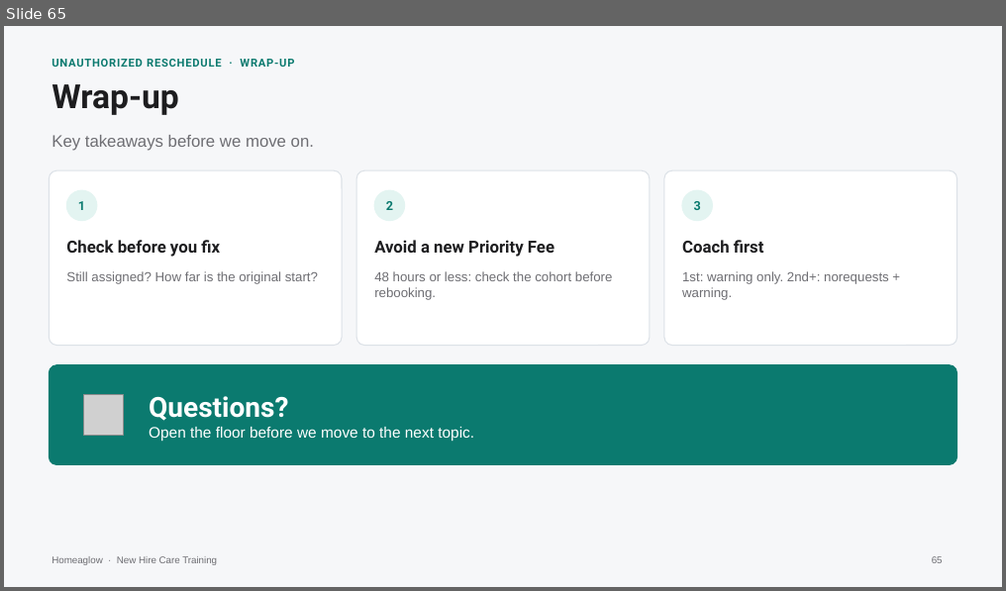
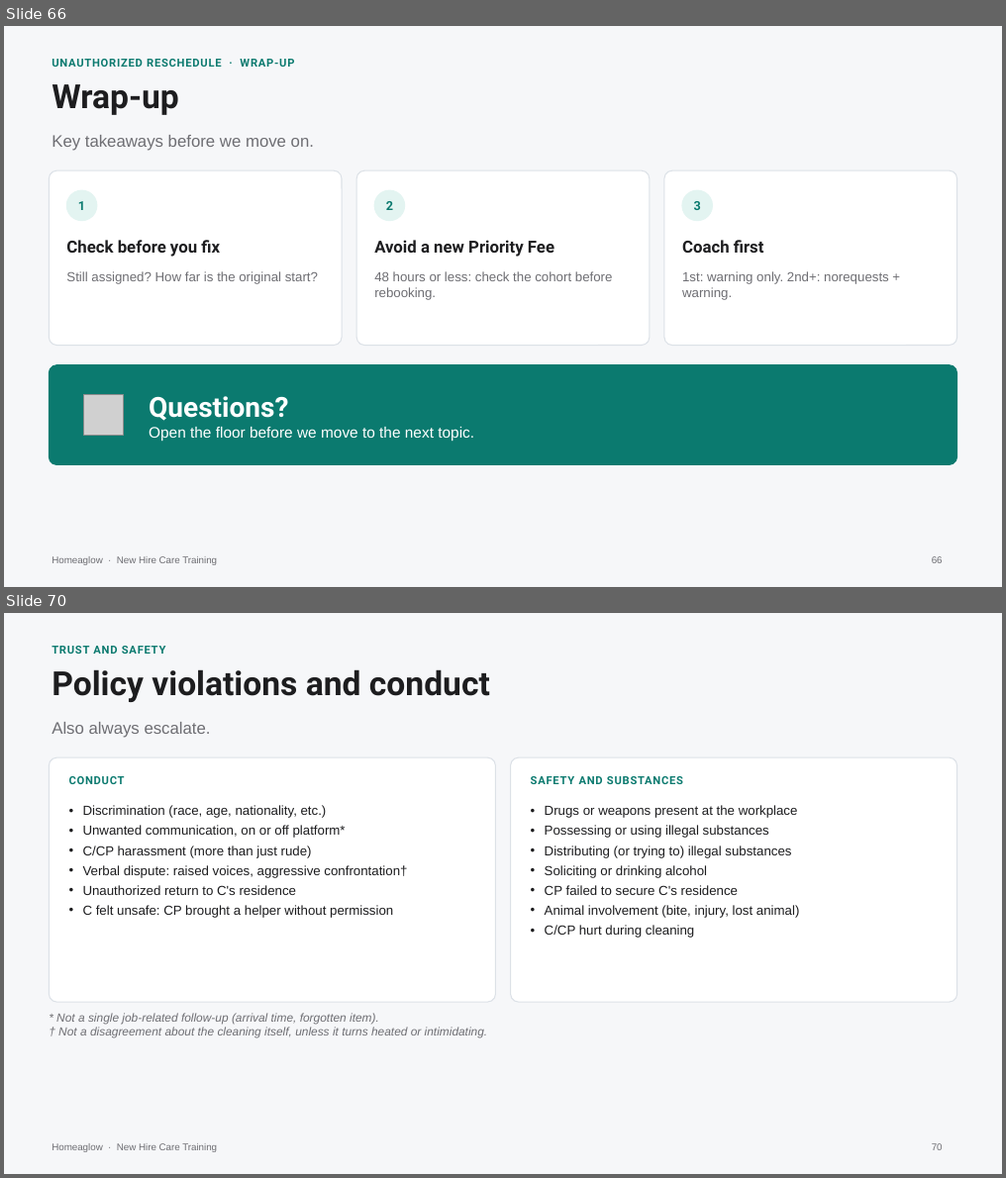
Before and after one commit to anjulimichelle/training, a slide deck: billing-disputes/billing-disputes-cash-payments.pptx. Shown one above the other, each under a label of ours: slide 65 before the commit, slides 66 and 70 after it; the slides between them are not shown. The pictures are 1006x591 and 1006x1178 pixels, drawn with LibreOffice and Linux fonts; fonts in the diff are those of the drawing; grey boxes stand for pictures. Boxes give left, top, right and bottom in pixels: in the first picture for what was removed or moved away, otherwise in the second. Text is boxed around its words. In the diff, an @@ line names an element or a change of style, - is before the commit and + after.

```diff
--- a/billing-disputes/billing-disputes-cash-payments.pptx
+++ b/billing-disputes/billing-disputes-cash-payments.pptx
@@ slide 70 added at (4, 613, 1002, 1174), background #F6F7F9; not listed: 1 template element that a slide beside it also shows @@
@@ text added at (52, 646, 166, 654), 8 pt, text #0B7A6F, bold @@
+TRUST AND SAFETY
@@ text added at (52, 669, 490, 702), 24 pt, text #1D1D1F, bold @@
+Policy violations and conduct
@@ text added at (52, 722, 211, 738), 12 pt, text #6E6E73 @@
+Also always escalate.
@@ rounded rectangle added at (49, 758, 495, 1002), fill #FFFFFF, outline #DCE1E7 0.75 pt @@
@@ rounded rectangle added at (511, 758, 957, 1002), fill #FFFFFF, outline #DCE1E7 0.75 pt @@
@@ text added at (69, 776, 125, 784), 8 pt, text #0B7A6F, bold @@
+CONDUCT
@@ text added at (531, 776, 683, 784), 8 pt, text #0B7A6F, bold @@
+SAFETY AND SUBSTANCES
@@ text added at (83, 805, 407, 918), 9.5 pt, text #1D1D1F @@
+• Discrimination (race, age, nationality, etc.)
+• Unwanted communication, on or off platform*
+• C/CP harassment (more than just rude)
+• Verbal dispute: raised voices, aggressive confrontation†
+• Unauthorized return to C's residence
+• C felt unsafe: CP brought a helper without permission
@@ text added at (545, 805, 799, 938), 9.5 pt, text #1D1D1F @@
+• Drugs or weapons present at the workplace
+• Possessing or using illegal substances
+• Distributing (or trying to) illegal substances
+• Soliciting or drinking alcohol
+• CP failed to secure C's residence
+• Animal involvement (bite, injury, lost animal)
+• C/CP hurt during cleaning
@@ text added at (56, 1013, 488, 1039), 8.5 pt, text #6E6E73, italic @@
+* Not a single job-related follow-up (arrival time, forgotten item).
+† Not a disagreement about the cleaning itself, unless it turns heated or intimidating.
@@ page number added at (932, 1144, 943, 1151), 7 pt, text #6E6E73 @@
+70
@@ what was slide 65 is now slide 66 @@
```
Also in this commit, not shown: 7 slides changed, 17 other slides added, 2 other files.
